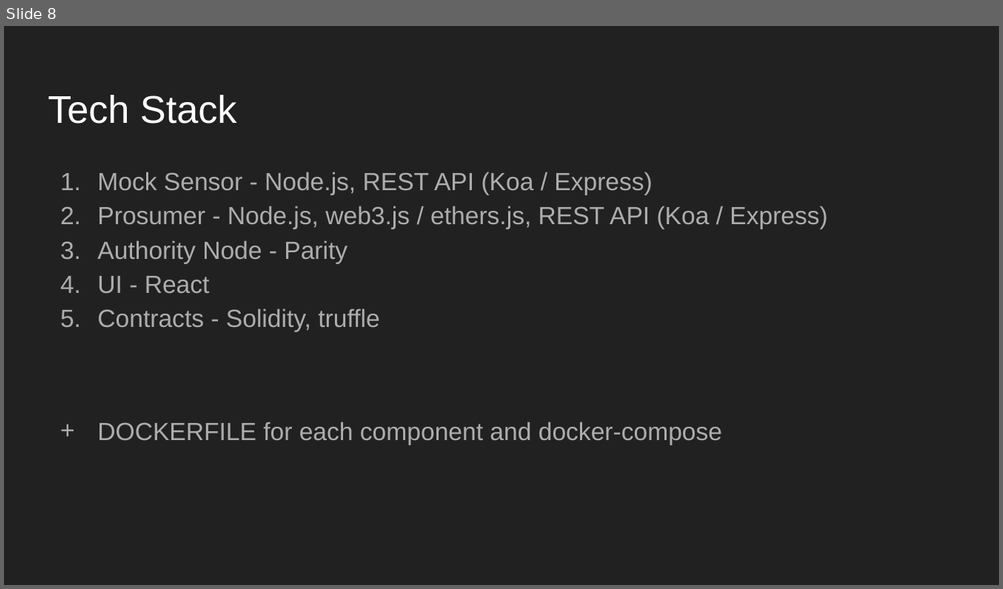
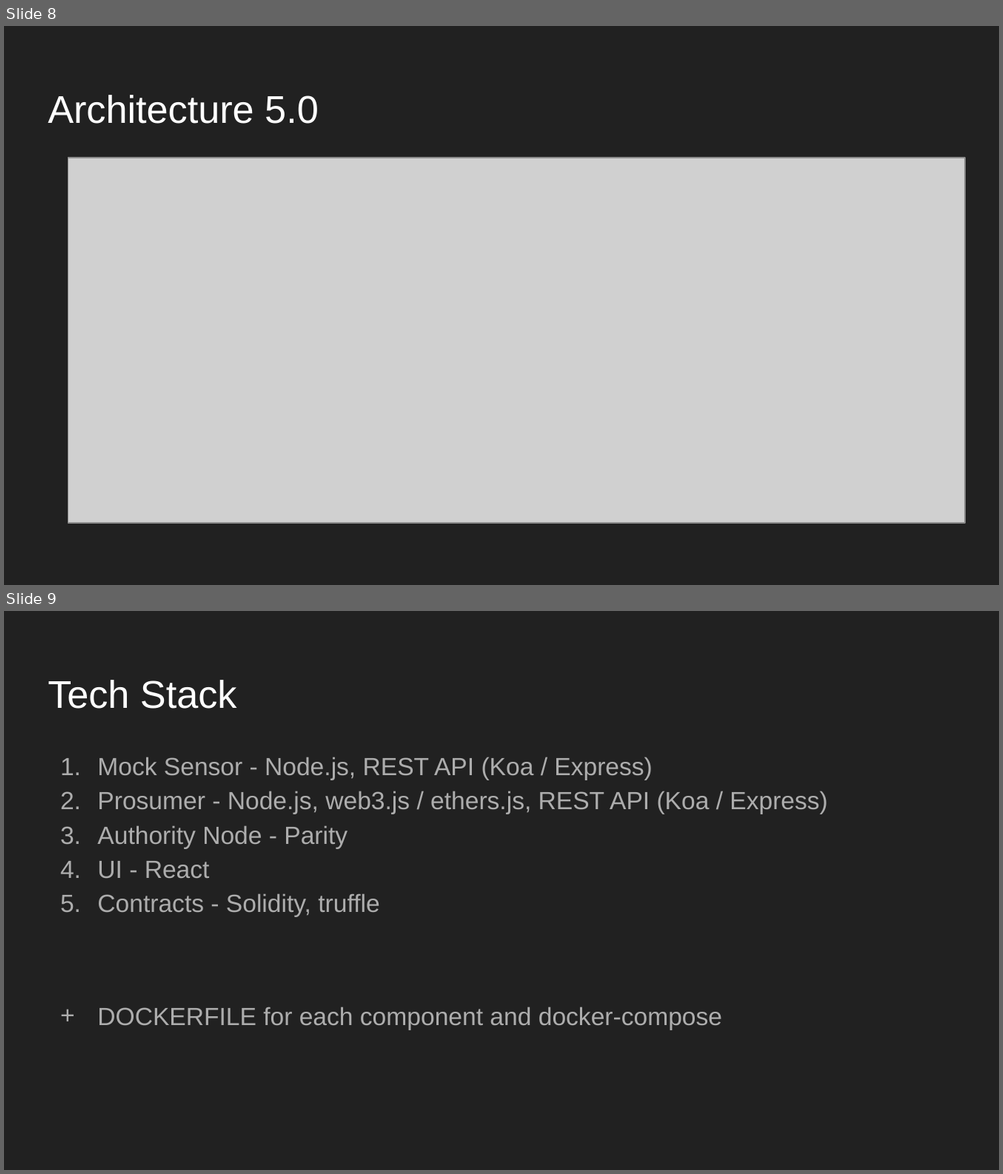
Before and after one commit to JacobEberhardt/decentralized-energy-trading, a slide deck: documentation/architecture.pptx. Shown one above the other, each under a label of ours: slide 8 before the commit, slides 8 and 9 after it. The pictures are 1003x589 and 1003x1174 pixels, drawn with LibreOffice and Linux fonts; fonts in the diff are those of the drawing; grey boxes stand for pictures. Boxes give left, top, right and bottom in pixels: in the first picture for what was removed or moved away, otherwise in the second. Text is boxed around its words. In the diff, an @@ line names an element or a change of style, - is before the commit and + after.

Commit message:
Add architecture5.0 to architecture-slides

```diff
--- a/documentation/architecture.pptx
+++ b/documentation/architecture.pptx
@@ slide 8 added at (x1=4, y1=26, x2=999, y2=585), background #212121 @@
@@ title added at (x1=48, y1=95, x2=318, y2=124), 28 pt, text #FFFFFF @@
+Architecture 5.0
@@ picture added at (x1=68, y1=157, x2=965, y2=523) @@
@@ what was slide 8 is now slide 9 @@
```
